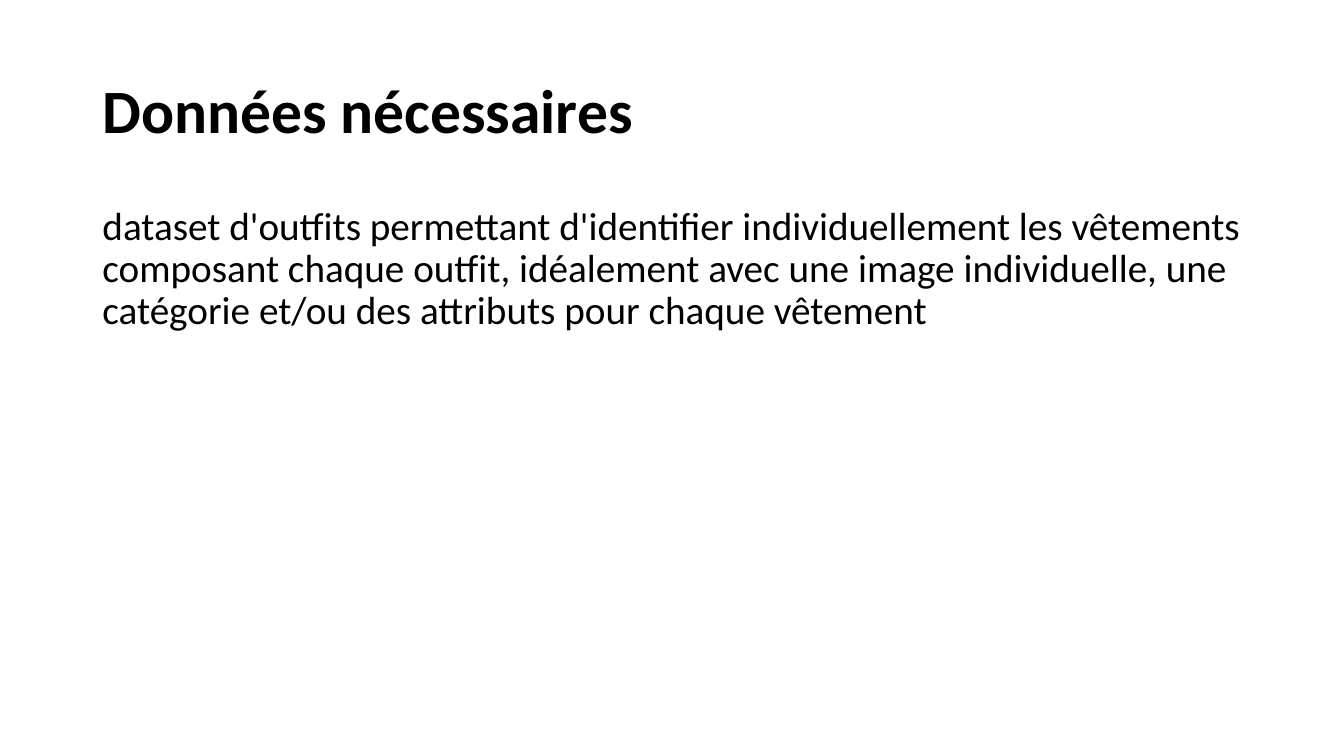
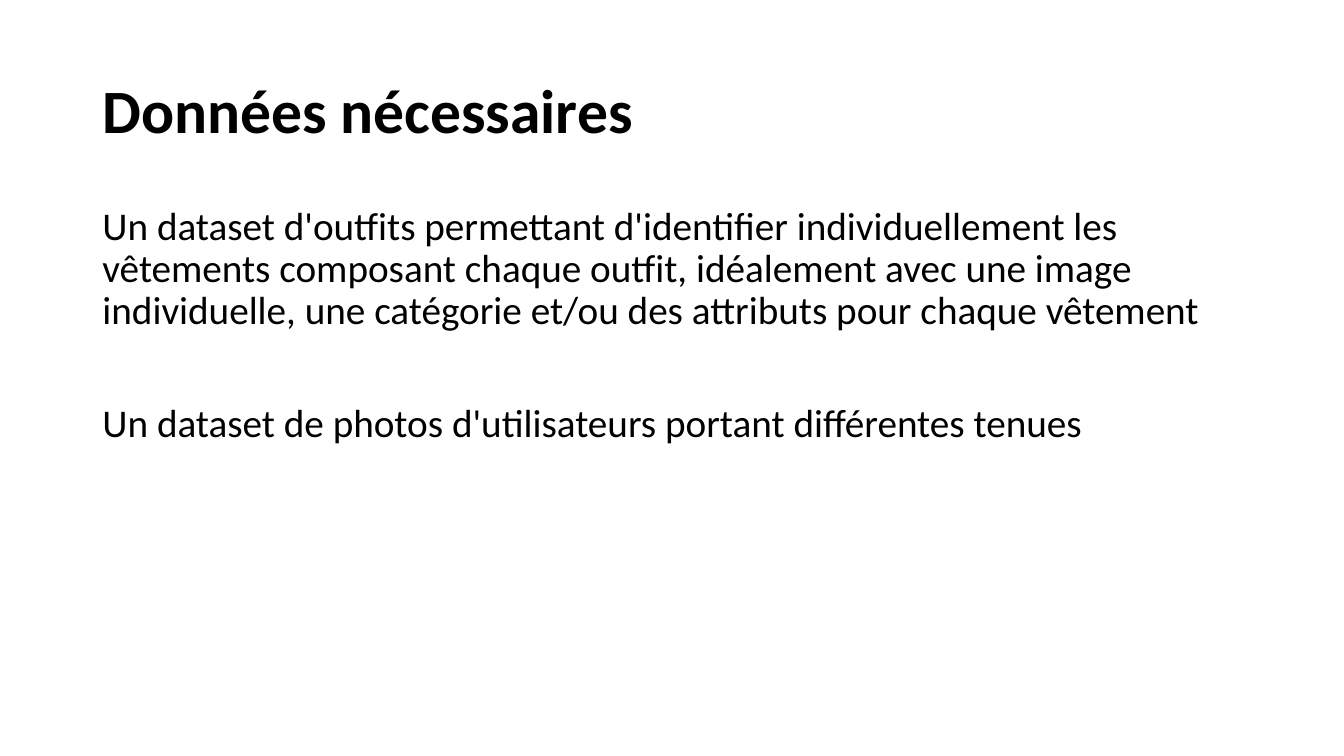
Before and after one commit to Ace4teaM/OCR-FashionInsta, a slide deck: slide 20 of POC.pptx (slide 18 before the commit). Drawn at 1344x756 pixels with LibreOffice and Linux fonts; fonts in the diff are those of the drawing. Boxes give left, top, right and bottom in pixels: in the first picture for what was removed or moved away, otherwise in the second. Text is boxed around its words. In the diff, an @@ line names an element or a change of style, - is before the commit and + after.

```diff
--- a/POC.pptx
+++ b/POC.pptx
@@ text at bbox=[102, 212, 1199, 444]: text changed @@
-dataset d'outfits permettant d'identifier individuellement les vêtements composant chaque outfit, idéalement avec une image individuelle, une catégorie et/ou des attributs pour chaque vêtement
+Un dataset d'outfits permettant d'identifier individuellement les vêtements composant chaque outfit, idéalement avec une image individuelle, une catégorie et/ou des attributs pour chaque vêtement
+Un dataset de photos d'utilisateurs portant différentes tenues
```
Also in this commit, not shown: 11 other slides changed, 6 slides added, 6 slides removed.
